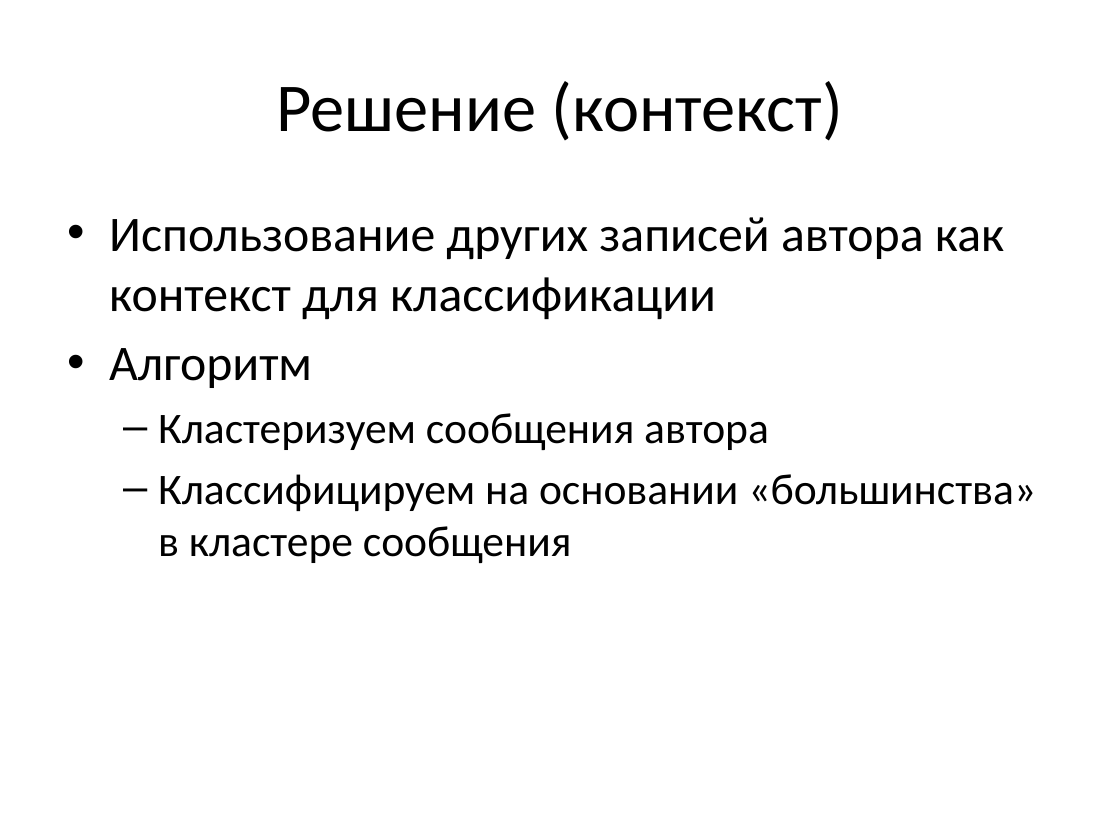
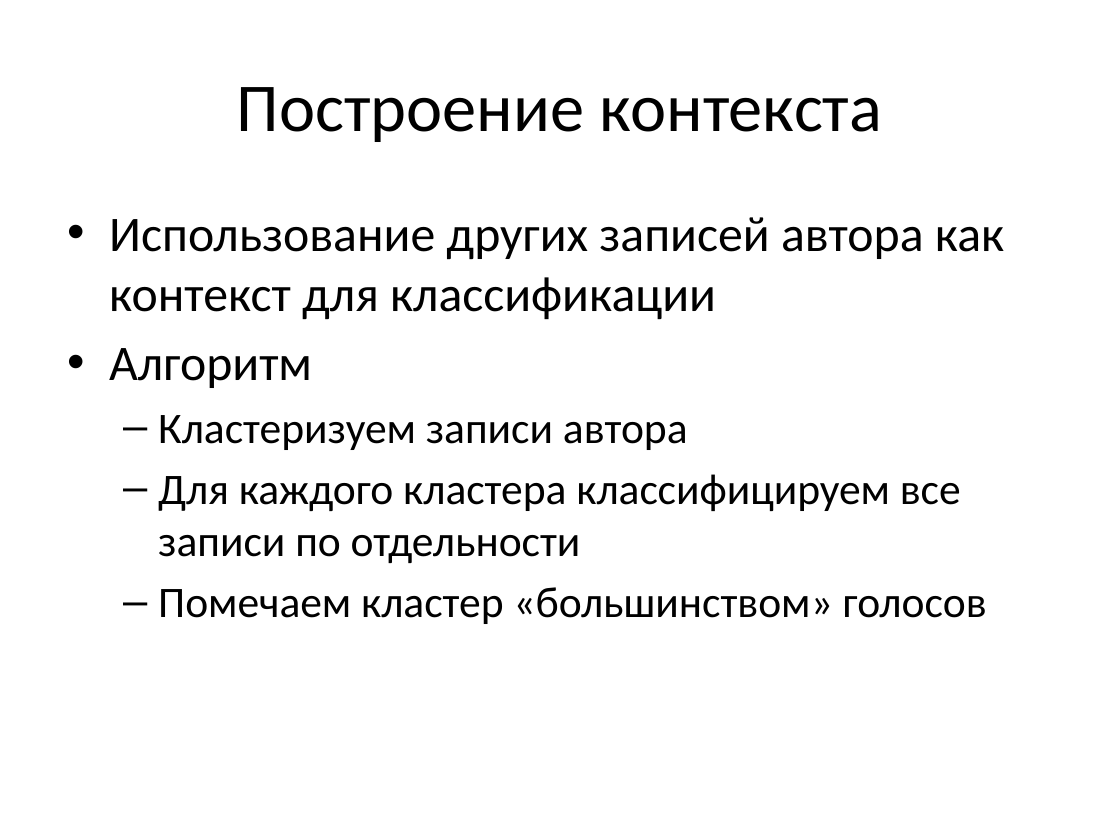
Before and after one commit to ttim/Diploma, a slide deck: slide 4 of docs/diploma.pptx. Drawn at 1120x840 pixels with LibreOffice and Linux fonts; fonts in the diff are those of the drawing. Boxes give left, top, right and bottom in pixels: in the first picture for what was removed or moved away, otherwise in the second. Text is boxed around its words. In the diff, an @@ line names an element or a change of style, - is before the commit and + after.

```diff
--- a/docs/diploma.pptx
+++ b/docs/diploma.pptx
@@ title at (237,87,883,142): text changed @@
-Решение (контекст)
+Построение контекста
@@ text at (158,415,987,624): text changed @@
-  – Кластеризуем сообщения автора
-  – Классифицируем на основании «большинства» в кластере сообщения
+  – Кластеризуем записи автора
+  – Для каждого кластера классифицируем все записи по отдельности
+  – Помечаем кластер «большинством» голосов
```
Also in this commit, not shown: 5 other slides changed, 3 slides added, 1 other file.
